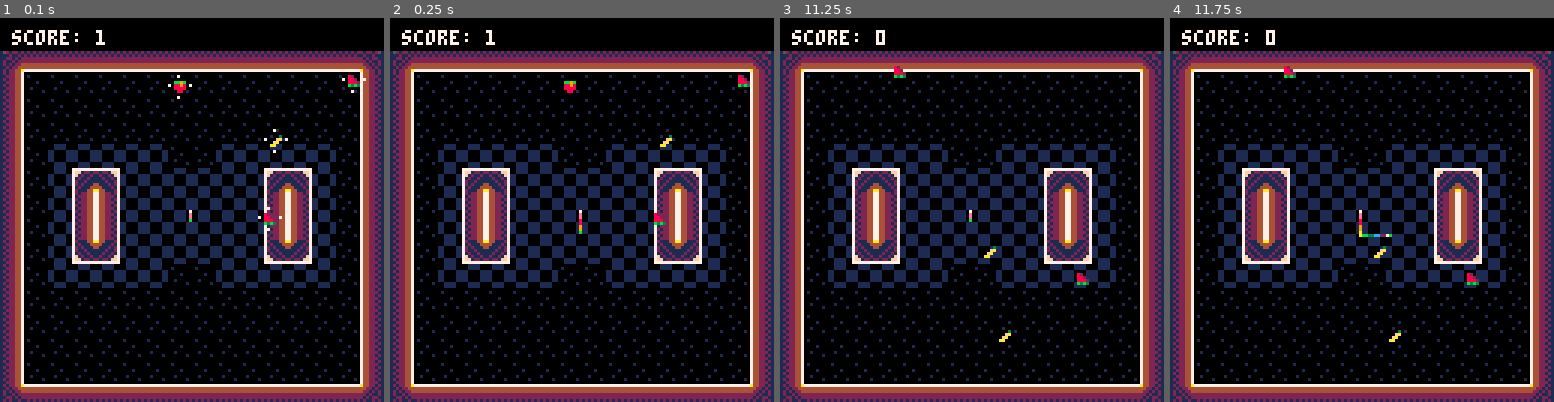
Above: before the commit, frames 1-4 (left to right).
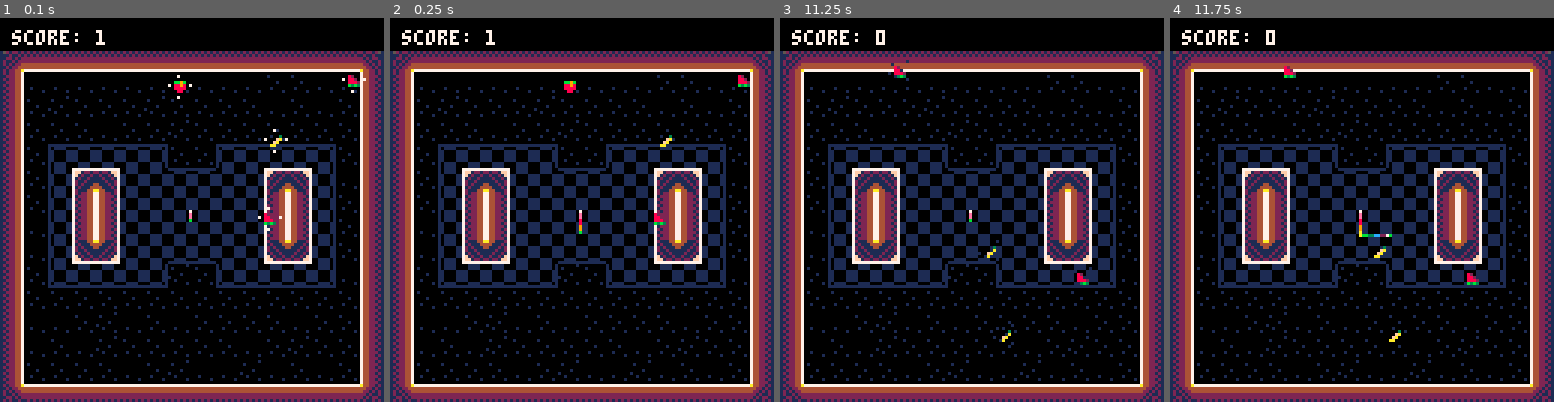
Above: after the commit, the same moments.

Repository: tmelot2/pico-8
Game: PICO-8 cartridge snake-dash-prototype.p8
The game is run twice, just before and just after one commit, with the same random seed, the same clock (stepped at 60 frames per second) and the same inputs.
Inputs:
- Up to frame 1 (0.1 s): no input
- Up to frame 2 (0.25 s): no input
- Up to frame 3 (11.25 s): tap O (Z key) at 0.33, 0.7, 1.43, 2.22, 3.1, 3.98, 4.87, 5.75, 6.63, 7.52, 8.4, 9.28, 10.17, 11.05 s; tap X (X key) at 1.07, 2.07, 2.4, 2.73, 3.07, 3.4, 3.73, 4.07, 4.4, 4.73, 5.07, 5.4, 5.73, 6.07, 6.4, 6.73, 7.07, 7.4, 7.73, 8.07, 8.4, 8.73, 9.07, 9.4, 9.73, 10.07, 10.4, 10.73, 11.07 s; hold Left 1.97-2.37 s; hold Down 2.42-2.82 s; hold Right 2.87-3.53 s; hold Up 3.58-4.08 s; hold Right 4.13-4.53 s; hold Down 4.58-5.08 s; hold Left 5.13-5.8 s; hold Up 5.85-6.18 s; hold Left 6.23-6.63 s; hold Down 6.68-7.08 s; hold Right 7.13-7.8 s; hold Up 7.85-8.35 s; hold Right 8.4-8.8 s; hold Down 8.85-9.35 s; hold Left 9.4-10.07 s; hold Up 10.12-10.45 s; hold Left 10.5-10.9 s; hold Down from 10.95 s (still down)
- Up to frame 4 (11.75 s): release Down at 11.35 s; tap X (X key) at 11.4, 11.73 s; hold Right from 11.4 s (still down)

The runs differ from the first frame. In frame 1, 1.4% of the frame differs, in the area x 7-92%, y 14-93%; in frame 2, 1.4%; in frame 3, 1.6%, in the area x 7-92%, y 10-93%; in frame 4, 1.4%.

Commit message:
Update map bg

Diff:
--- a/snake-dash-prototype.p8
+++ b/snake-dash-prototype.p8
@@ -923,24 +923,32 @@
 
 
 
+…(8 lines of a section not shown)…
 __gff__
 0000000100000000000000000000000000000001010101010101000000000000000000010101010101010000000000000000000000000000000000000000000000000000000000000000000000000000000000000000000000000000000000000000000000000000000000000000000000000000000000000000000000000000
 0000000000000000000000000000000000000000000000000000000000000000000000000000000000000000000000000000000000000000000000000000000000000000000000000000000000000000000000000000000000000000000000000000000000000000000000000000000000000000000000000000000000000000
 __map__
 1524242424242424242424242424241600000000000000000000000000000000000000000000000000000000000000000000000000000000000000000000000000000000000000000000000000000000000000000000000000000000000000000000000000000000000000000000000000000000000000000000000000000000
+130b0b0b0b0b0b0b0b0b0b0c0c0b0b1400000000000000000000000000000000000000000000000000000000000000000000000000000000000000000000000000000000000000000000000000000000000000000000000000000000000000000000000000000000000000000000000000000000000000000000000000000000
+130c0a0c0c0c0a0c0c0c0c0b0c0b0c1400000000000000000000000000000000000000000000000000000000000000000000000000000000000000000000000000000000000000000000000000000000000000000000000000000000000000000000000000000000000000000000000000000000000000000000000000000000
+130c0c0c0b0c0c0a0c0c0c0c0c0c0c1400000000000000000000000000000000000000000000000000000000000000000000000000000000000000000000000000000000000000000000000000000000000000000000000000000000000000000000000000000000000000000000000000000000000000000000000000000000
+130c1a1b1b1b1c0c0c1a1b1b1b1c0c1400000000000000000000000000000000000000000000000000000000000000000000000000000000000000000000000000000000000000000000000000000000000000000000000000000000000000000000000000000000000000000000000000000000000000000000000000000000
+130c2a17182b2b1b1b2b2b17182c0b1400000000000000000000000000000000000000000000000000000000000000000000000000000000000000000000000000000000000000000000000000000000000000000000000000000000000000000000000000000000000000000000000000000000000000000000000000000000
+130c2a19292b2b2b2b2b2b19292c0c1400000000000000000000000000000000000000000000000000000000000000000000000000000000000000000000000000000000000000000000000000000000000000000000000000000000000000000000000000000000000000000000000000000000000000000000000000000000
+130b2a19292b2b2b2b2b2b19292c0c1400000000000000000000000000000000000000000000000000000000000000000000000000000000000000000000000000000000000000000000000000000000000000000000000000000000000000000000000000000000000000000000000000000000000000000000000000000000
+130b2a27282b2b3b3b2b2b27282c0c1400000000000000000000000000000000000000000000000000000000000000000000000000000000000000000000000000000000000000000000000000000000000000000000000000000000000000000000000000000000000000000000000000000000000000000000000000000000
+130c3a3b3b3b3c0a0c3a3b3b3b3c0b1400000000000000000000000000000000000000000000000000000000000000000000000000000000000000000000000000000000000000000000000000000000000000000000000000000000000000000000000000000000000000000000000000000000000000000000000000000000
 130c0c0c0c0c0c0c0c0c0c0c0c0c0c1400000000000000000000000000000000000000000000000000000000000000000000000000000000000000000000000000000000000000000000000000000000000000000000000000000000000000000000000000000000000000000000000000000000000000000000000000000000
-130c0c0c0c0c0c0c0c0c0c0c0c0c0c1400000000000000000000000000000000000000000000000000000000000000000000000000000000000000000000000000000000000000000000000000000000000000000000000000000000000000000000000000000000000000000000000000000000000000000000000000000000
-130c0c0c0c0c0c0c0c0c0c0c0c0c0c1400000000000000000000000000000000000000000000000000000000000000000000000000000000000000000000000000000000000000000000000000000000000000000000000000000000000000000000000000000000000000000000000000000000000000000000000000000000
-130c0b0b0b0b0b0c0c0b0b0b0b0b0c1400000000000000000000000000000000000000000000000000000000000000000000000000000000000000000000000000000000000000000000000000000000000000000000000000000000000000000000000000000000000000000000000000000000000000000000000000000000
-130c0b17180b0b0b0b0b0b17180b0c1400000000000000000000000000000000000000000000000000000000000000000000000000000000000000000000000000000000000000000000000000000000000000000000000000000000000000000000000000000000000000000000000000000000000000000000000000000000
-130c0b19290b0b0b0b0b0b19290b0c1400000000000000000000000000000000000000000000000000000000000000000000000000000000000000000000000000000000000000000000000000000000000000000000000000000000000000000000000000000000000000000000000000000000000000000000000000000000
-130c0b19290b0b0b0b0b0b19290b0c1400000000000000000000000000000000000000000000000000000000000000000000000000000000000000000000000000000000000000000000000000000000000000000000000000000000000000000000000000000000000000000000000000000000000000000000000000000000
-130c0b27280b0b0b0b0b0b27280b0c1400000000000000000000000000000000000000000000000000000000000000000000000000000000000000000000000000000000000000000000000000000000000000000000000000000000000000000000000000000000000000000000000000000000000000000000000000000000
-130c0b0b0b0b0b0c0c0b0b0b0b0b0c1400000000000000000000000000000000000000000000000000000000000000000000000000000000000000000000000000000000000000000000000000000000000000000000000000000000000000000000000000000000000000000000000000000000000000000000000000000000
-130c0c0c0c0c0c0c0c0c0c0c0c0c0c1400000000000000000000000000000000000000000000000000000000000000000000000000000000000000000000000000000000000000000000000000000000000000000000000000000000000000000000000000000000000000000000000000000000000000000000000000000000
-130c0c0c0c0c0c0c0c0c0c0c0c0c0c1400000000000000000000000000000000000000000000000000000000000000000000000000000000000000000000000000000000000000000000000000000000000000000000000000000000000000000000000000000000000000000000000000000000000000000000000000000000
-130c0c0c0c0c0c0c0c0c0c0c0c0c0c1400000000000000000000000000000000000000000000000000000000000000000000000000000000000000000000000000000000000000000000000000000000000000000000000000000000000000000000000000000000000000000000000000000000000000000000000000000000
-130c0c0c0c0c0c0c0c0c0c0c0c0c0c1400000000000000000000000000000000000000000000000000000000000000000000000000000000000000000000000000000000000000000000000000000000000000000000000000000000000000000000000000000000000000000000000000000000000000000000000000000000
+130b0b0c0a0b0c0b0c0c0c0c0b0c0c1400000000000000000000000000000000000000000000000000000000000000000000000000000000000000000000000000000000000000000000000000000000000000000000000000000000000000000000000000000000000000000000000000000000000000000000000000000000
+130b0c0b0a0c0c0c0c0c0b0c0a0c0c1400000000000000000000000000000000000000000000000000000000000000000000000000000000000000000000000000000000000000000000000000000000000000000000000000000000000000000000000000000000000000000000000000000000000000000000000000000000
+130c0c0c0c0b0c0a0b0b0a0b0c0b0c1400000000000000000000000000000000000000000000000000000000000000000000000000000000000000000000000000000000000000000000000000000000000000000000000000000000000000000000000000000000000000000000000000000000000000000000000000000000
 2523232323232323232323232323232600000000000000000000000000000000000000000000000000000000000000000000000000000000000000000000000000000000000000000000000000000000000000000000000000000000000000000000000000000000000000000000000000000000000000000000000000000000
 
 
Not shown, changed: 32 lines of the sprite sheet (__gfx__) section of snake-dash-prototype.p8
